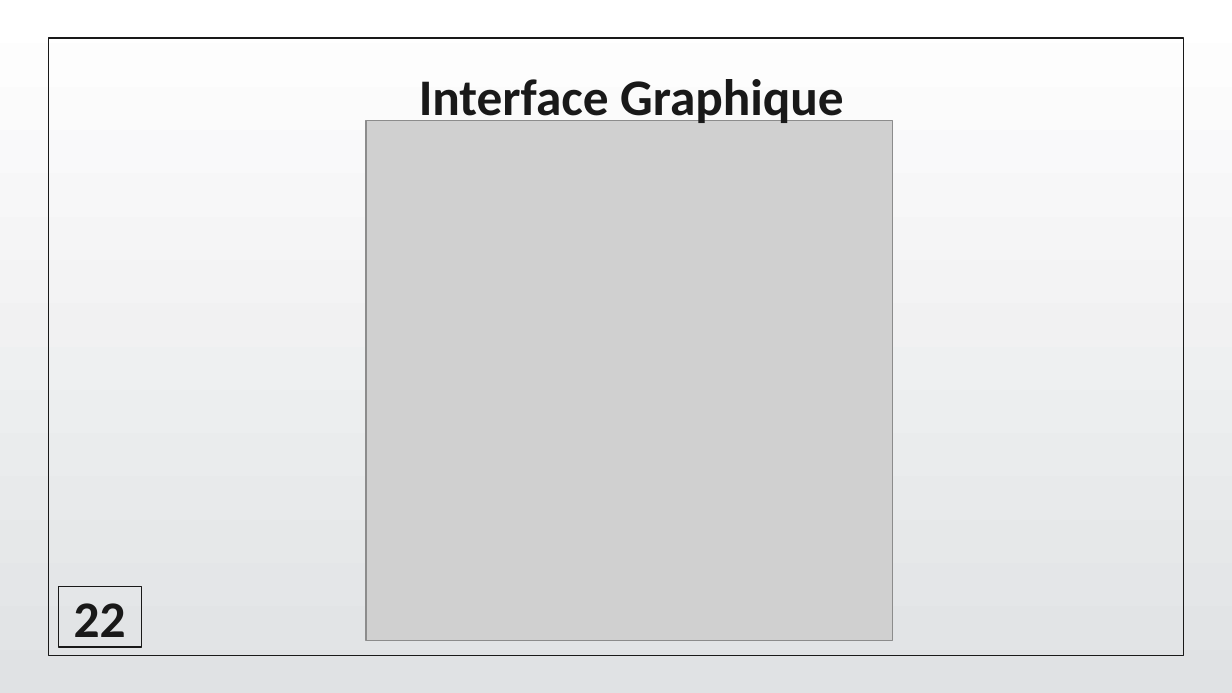
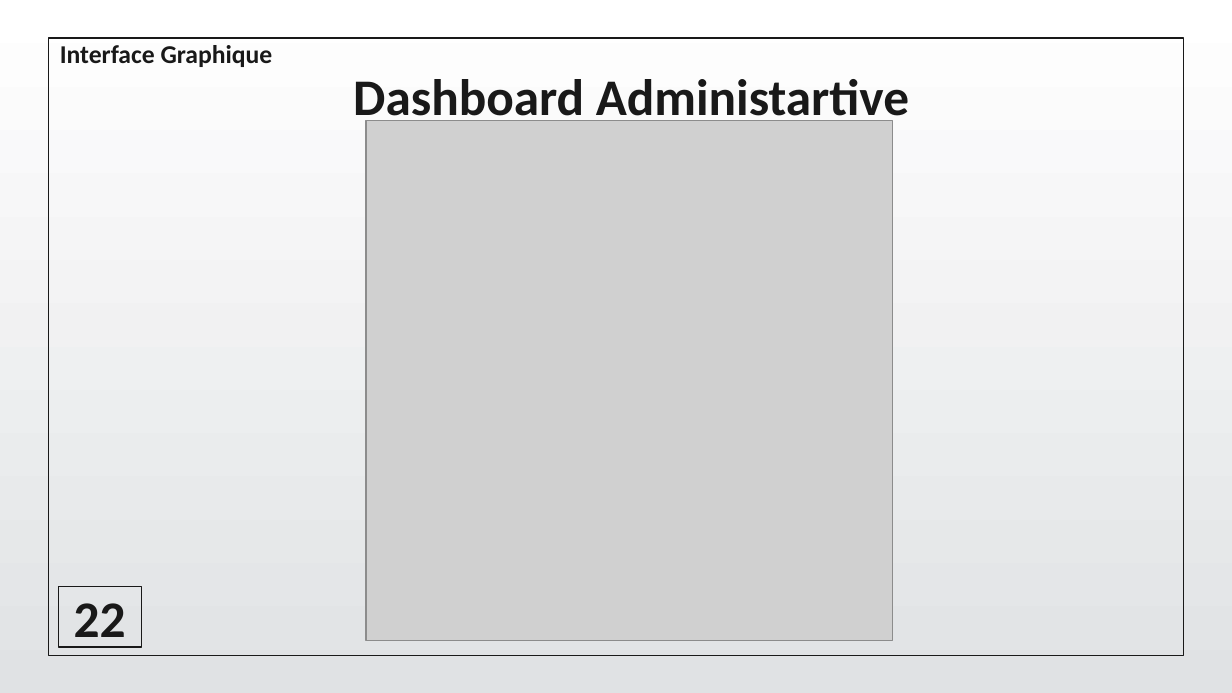
Before and after one commit to CodeWizard-404/Circuit_De_Stage, a slide deck: slide 29 of Doc/Pres/Pres.pptx (slide 28 before the commit). Drawn at 1232x693 pixels with LibreOffice and Linux fonts; fonts in the diff are those of the drawing; grey boxes stand for pictures; background and template pictures are left out. Boxes give left, top, right and bottom in pixels: in the first picture for what was removed or moved away, otherwise in the second. Text is boxed around its words. In the diff, an @@ line names an element or a change of style, - is before the commit and + after.

```diff
--- a/Doc/Pres/Pres.pptx
+++ b/Doc/Pres/Pres.pptx
@@ text added at (60,45,273,67), 15 pt, text #191919, bold @@
+Interface Graphique
@@ text at (353,79,909,128): text changed @@
-Interface Graphique
+Dashboard Administartive
```
Also in this commit, not shown: 9 other slides changed, 1 slide added.
